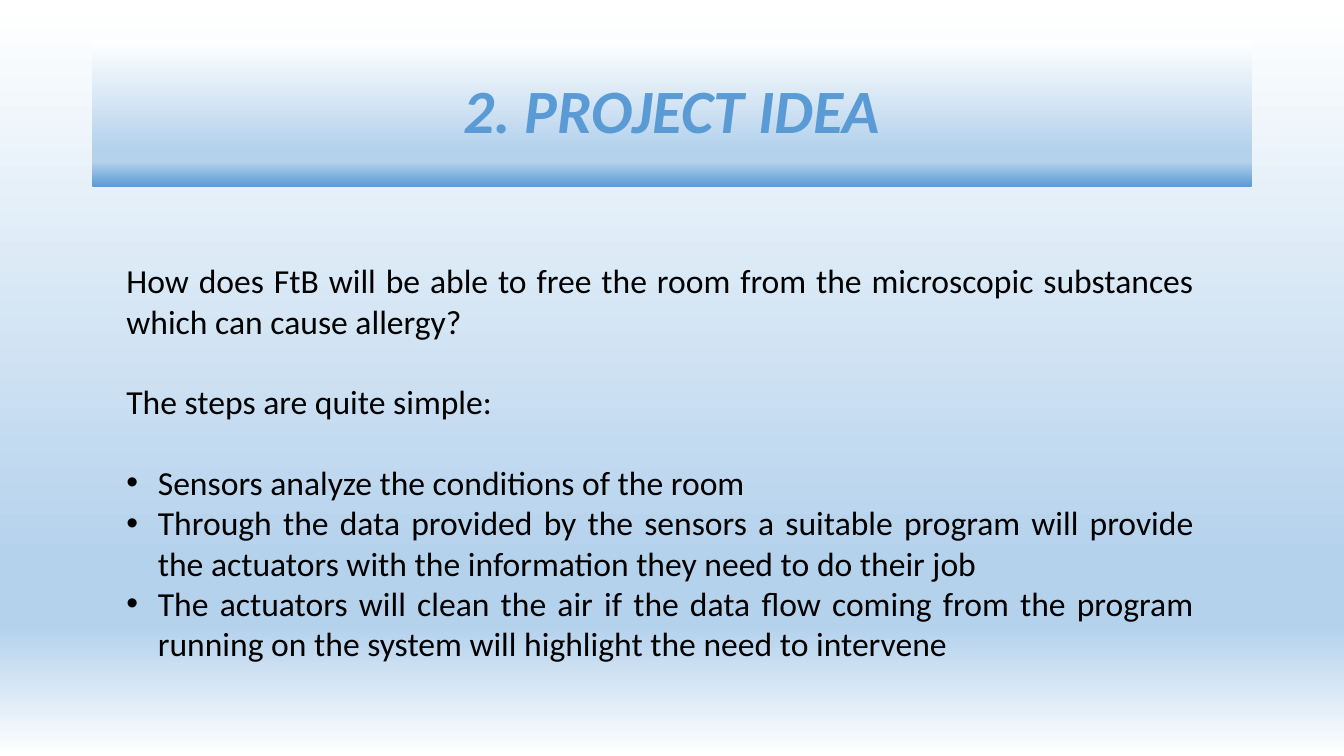
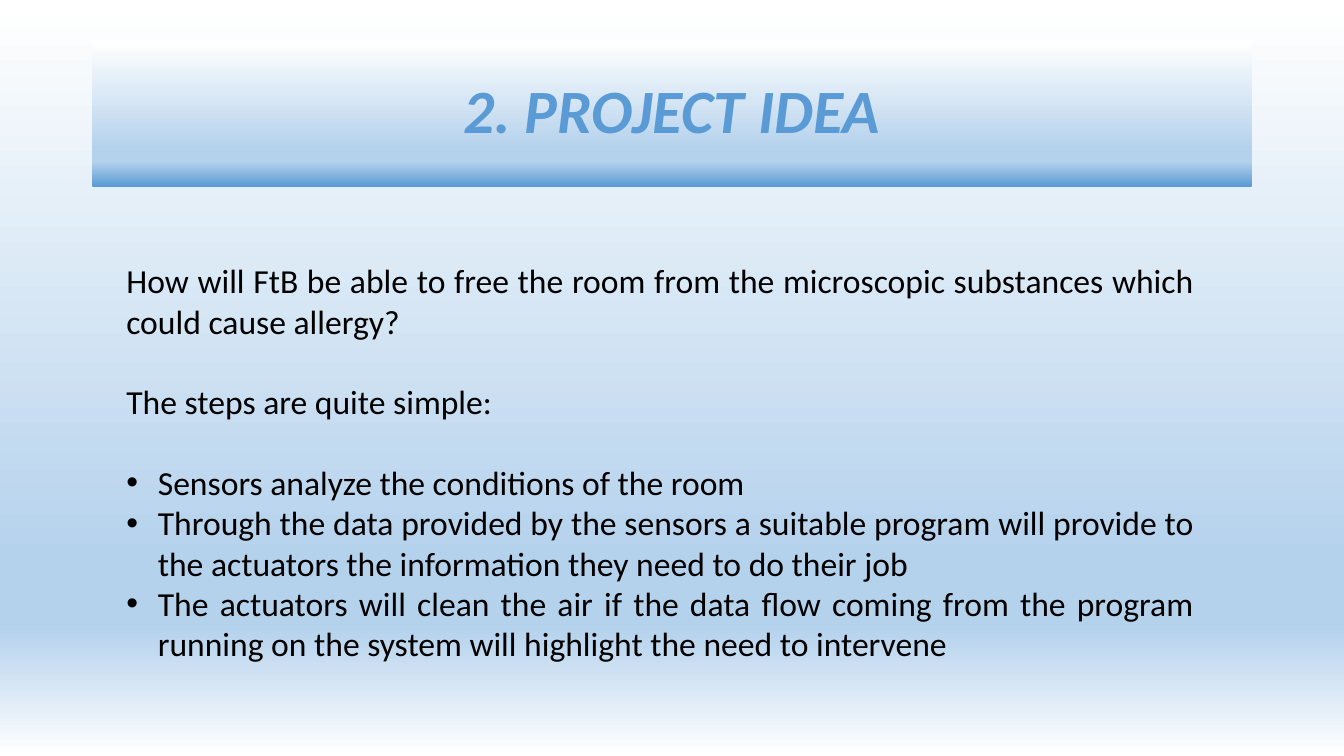
Before and after one commit to s204059/Presentation-Slides, a slide deck: slide 3 of SLIDES.pptx. Drawn at 1344x756 pixels with LibreOffice and Linux fonts; fonts in the diff are those of the drawing. Boxes give left, top, right and bottom in pixels: in the first picture for what was removed or moved away, otherwise in the second. Text is boxed around its words. In the diff, an @@ line names an element or a change of style, - is before the commit and + after.

Commit message:
v3 of the slides
Double ARCHITECTURE SCHEME. Mine can be erased once the new one (yellow one) will be corrected

```diff
--- a/SLIDES.pptx
+++ b/SLIDES.pptx
@@ text at <box>126,269,1193,340</box>: text changed @@
-How does FtB will be able to free the room from the microscopic substances which can cause allergy?
+How will FtB be able to free the room from the microscopic substances which could cause allergy?
@@ text at <box>158,511,1194,582</box>: text changed @@
-• Through the data provided by the sensors a suitable program will provide the actuators with the information they need to do their job
+• Through the data provided by the sensors a suitable program will provide to the actuators the information they need to do their job
```
Also in this commit, not shown: 3 other slides changed.
